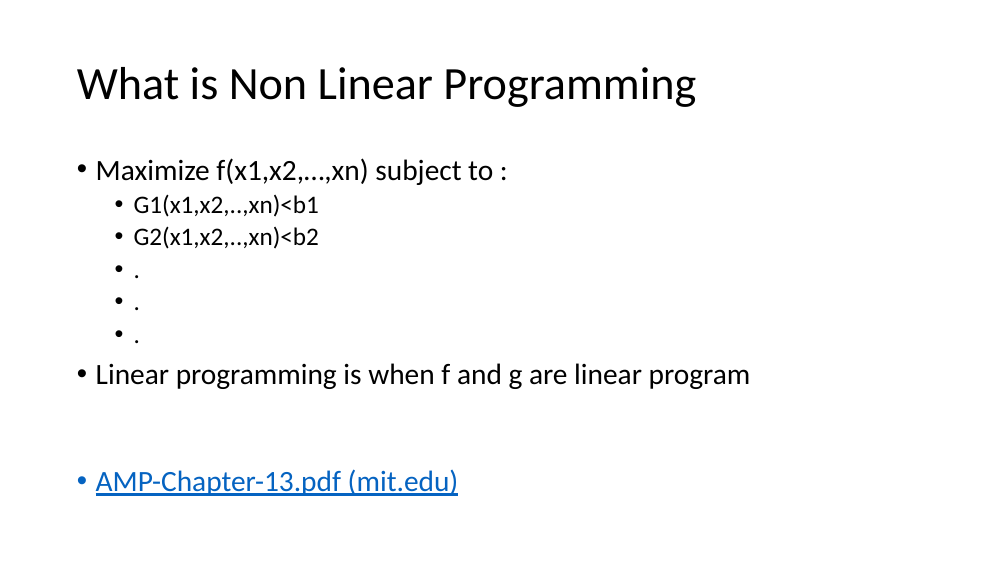
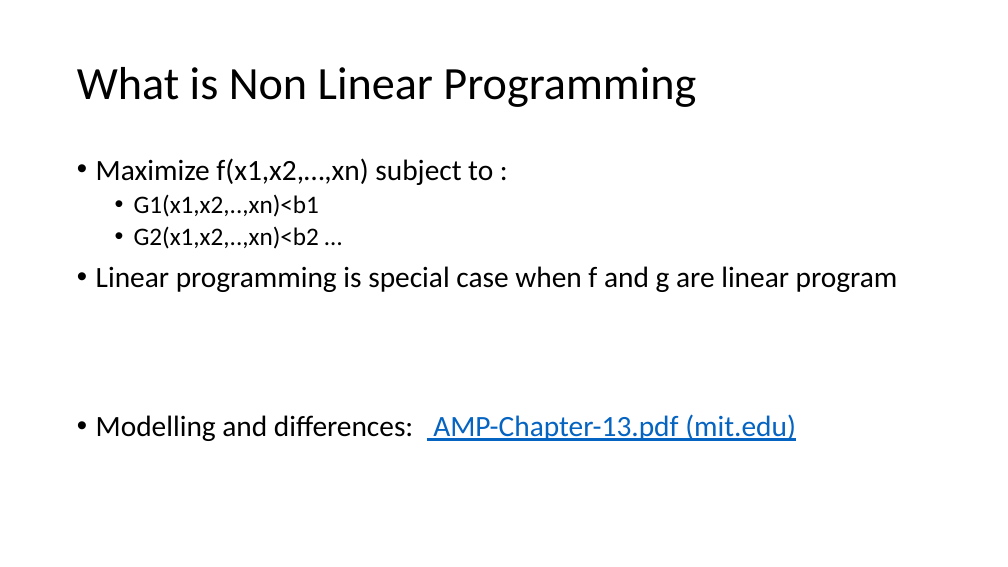
Before and after one commit to anirudhakulkarni/Parallel-MCMF-at-IISc-Research, a slide deck: slide 4 of week-3.pptx (slide 3 before the commit). Drawn at 1008x567 pixels with LibreOffice and Linux fonts; fonts in the diff are those of the drawing. Boxes give left, top, right and bottom in pixels: in the first picture for what was removed or moved away, otherwise in the second. Text is boxed around its words. In the diff, an @@ line names an element or a change of style, - is before the commit and + after.

```diff
--- a/week-3.pptx
+++ b/week-3.pptx
@@ text at bbox=[96, 226, 898, 441]: text changed @@
-  • G2(x1,x2,..,xn)<b2
-  • .
-  • .
-  • .
-• Linear programming is when f and g are linear program
-• AMP-Chapter-13.pdf (mit.edu)
+  • G2(x1,x2,..,xn)<b2 …
+• Linear programming is special case when f and g are linear program
+• Modelling and differences: AMP-Chapter-13.pdf (mit.edu)
```
Also in this commit, not shown: 5 other slides changed, 2 slides added, 5 slides removed, 24 other files.
